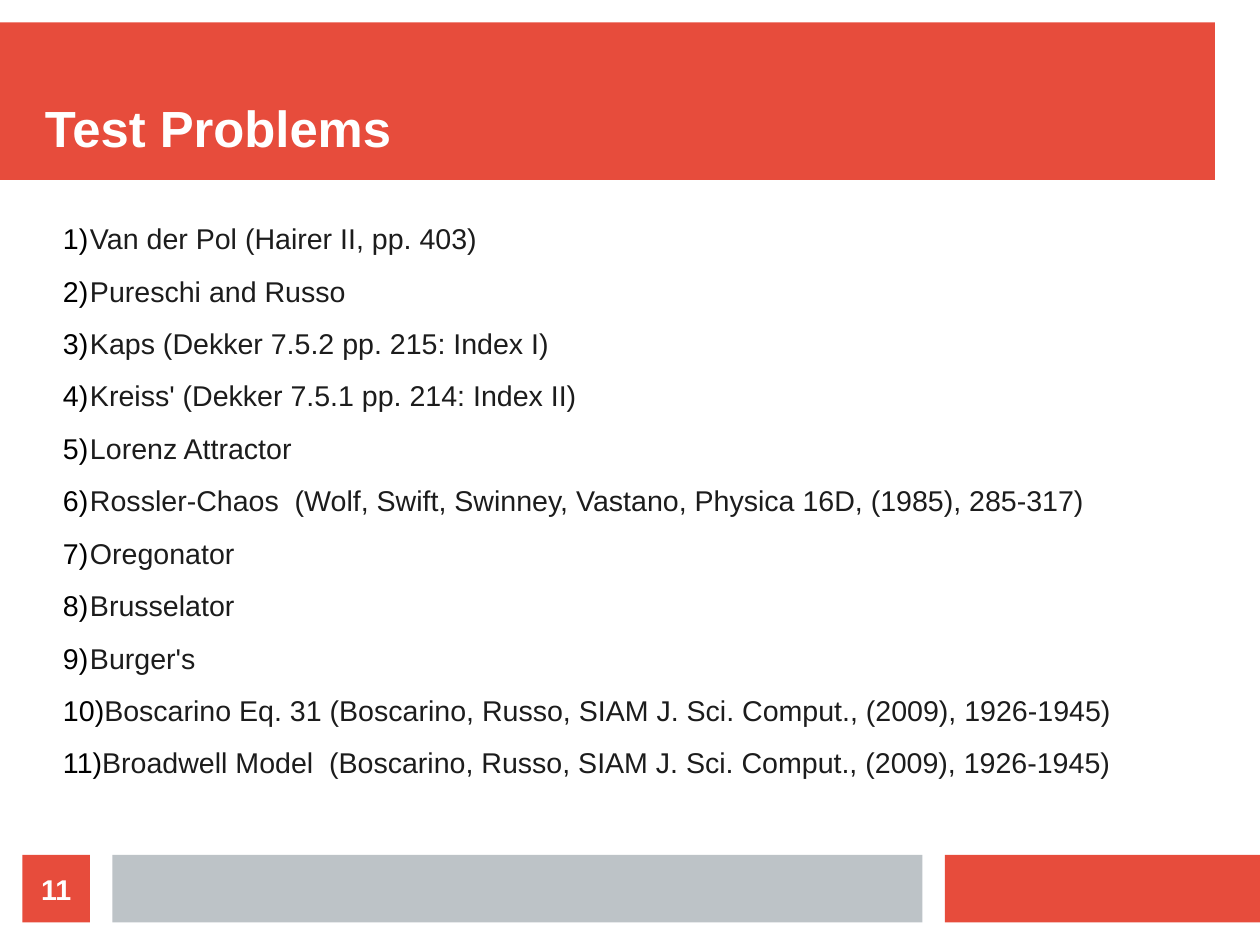
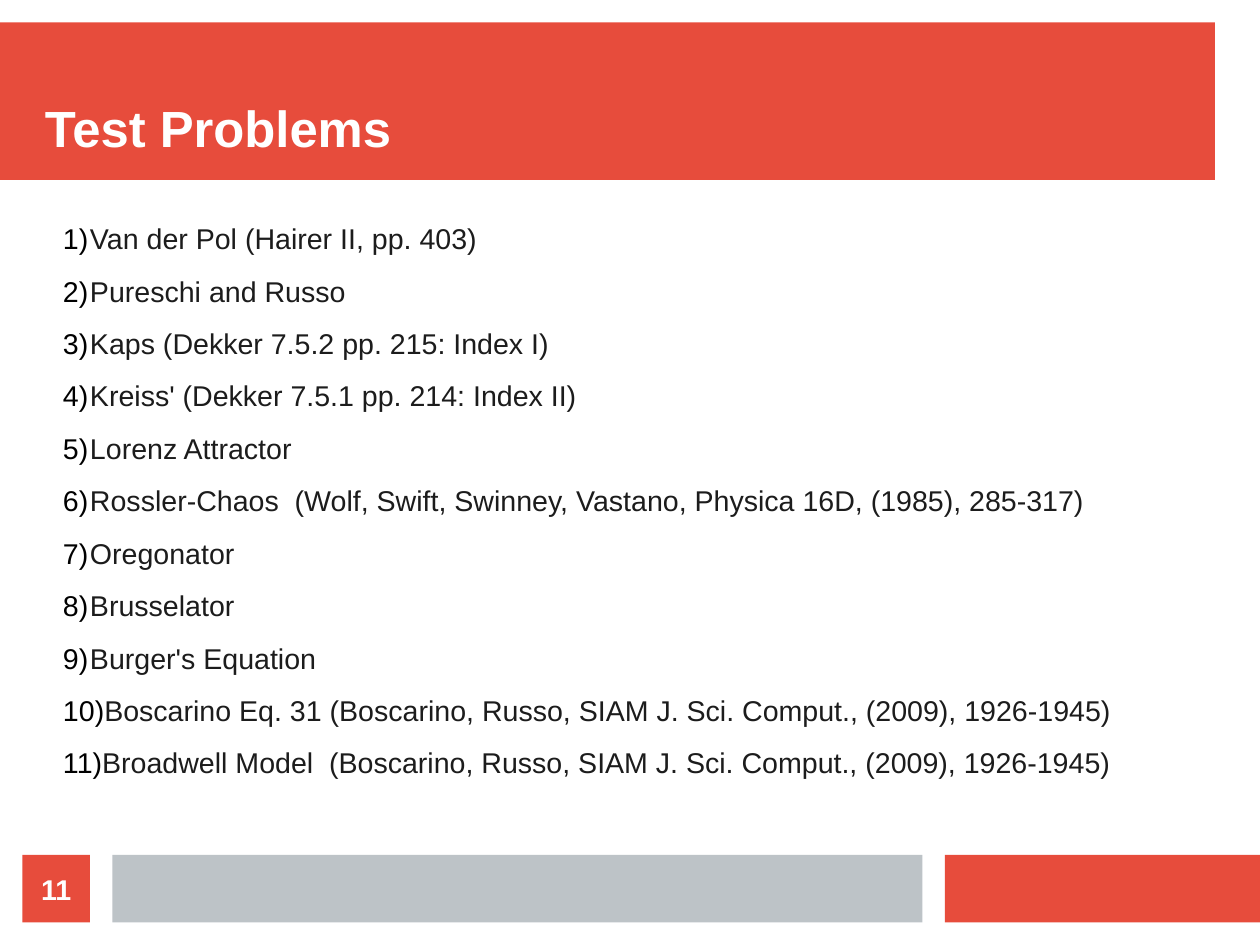
Before and after one commit to AndrewLCarpenter/runge-kutta-test, a slide deck: slide 11 of presentation.odp. Drawn at 1260x945 pixels with LibreOffice and Linux fonts; fonts in the diff are those of the drawing. Boxes give left, top, right and bottom in pixels: in the first picture for what was removed or moved away, otherwise in the second. Text is boxed around its words. In the diff, an @@ line names an element or a change of style, - is before the commit and + after.

```diff
--- a/presentation.odp
+++ b/presentation.odp
@@ text at (63,648,316,674): text changed @@
-9) Burger's
+9) Burger's Equation
```
Also in this commit, not shown: 6 other slides changed, 1 slide added, 1 slide removed, 5 other files.
